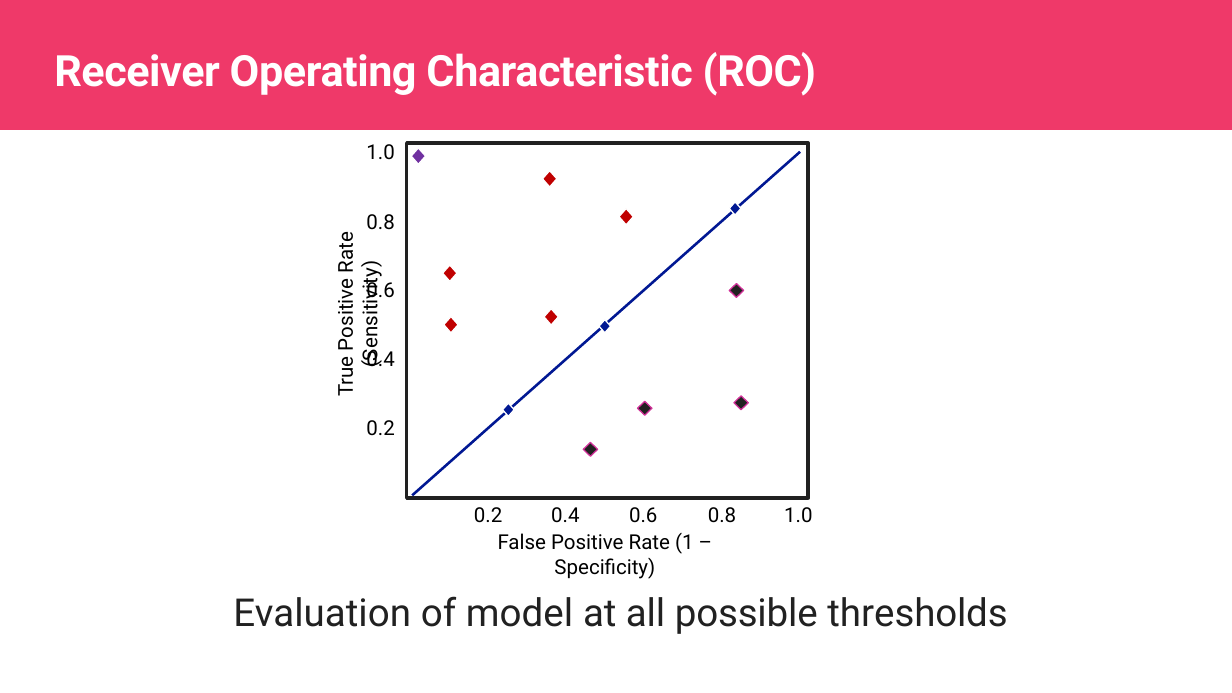
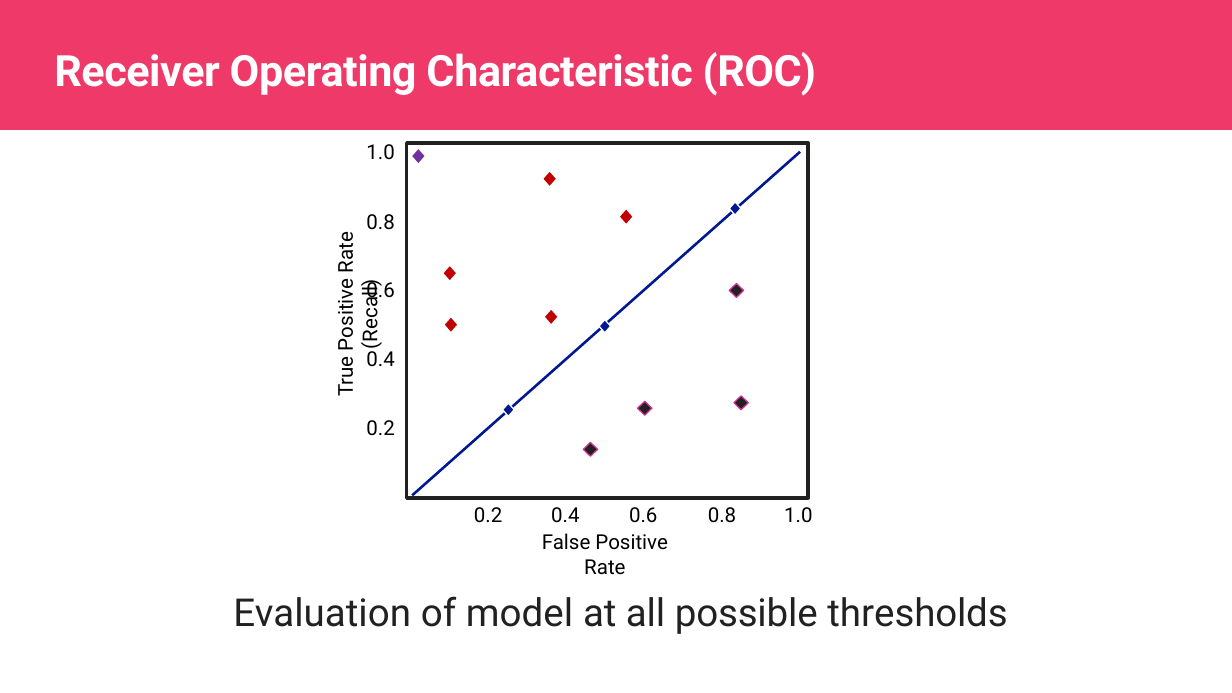
Before and after one commit to javediahmed/misc, a slide deck: slide 28 of Classification_Error_Metrics.pptx (slide 21 before the commit). Drawn at 1232x693 pixels with LibreOffice and Linux fonts; fonts in the diff are those of the drawing; background and template pictures are left out. Boxes give left, top, right and bottom in pixels: in the first picture for what was removed or moved away, otherwise in the second. Text is boxed around its words. In the diff, an @@ line names an element or a change of style, - is before the commit and + after.

Commit message:
add

```diff
--- a/Classification_Error_Metrics.pptx
+++ b/Classification_Error_Metrics.pptx
@@ text at [331, 236, 383, 396]: text changed @@
-True Positive Rate (Sensitivity)
+True Positive Rate (Recall)
@@ text at [542, 533, 667, 575]: text changed @@
-False Positive Rate (1 – Specificity)
+False Positive Rate
```
Also in this commit, not shown: 19 slides added, 1 slide removed.
